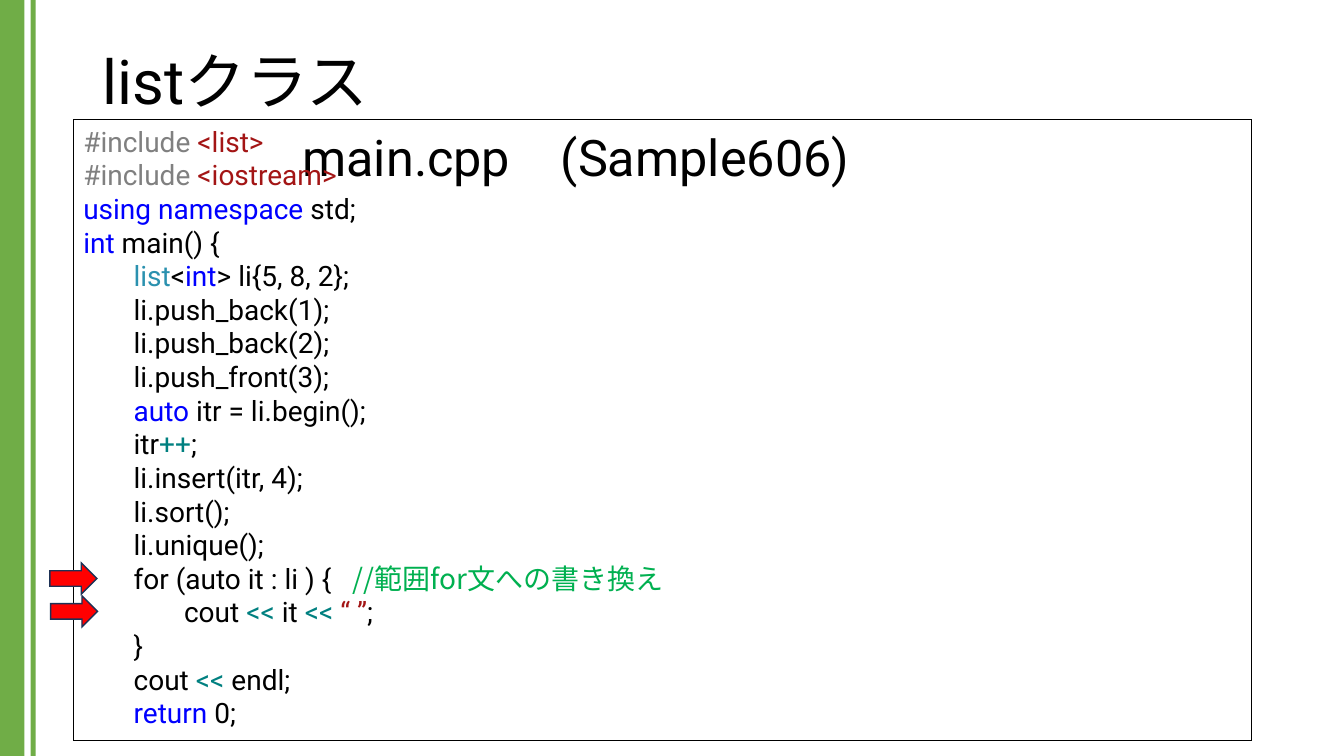
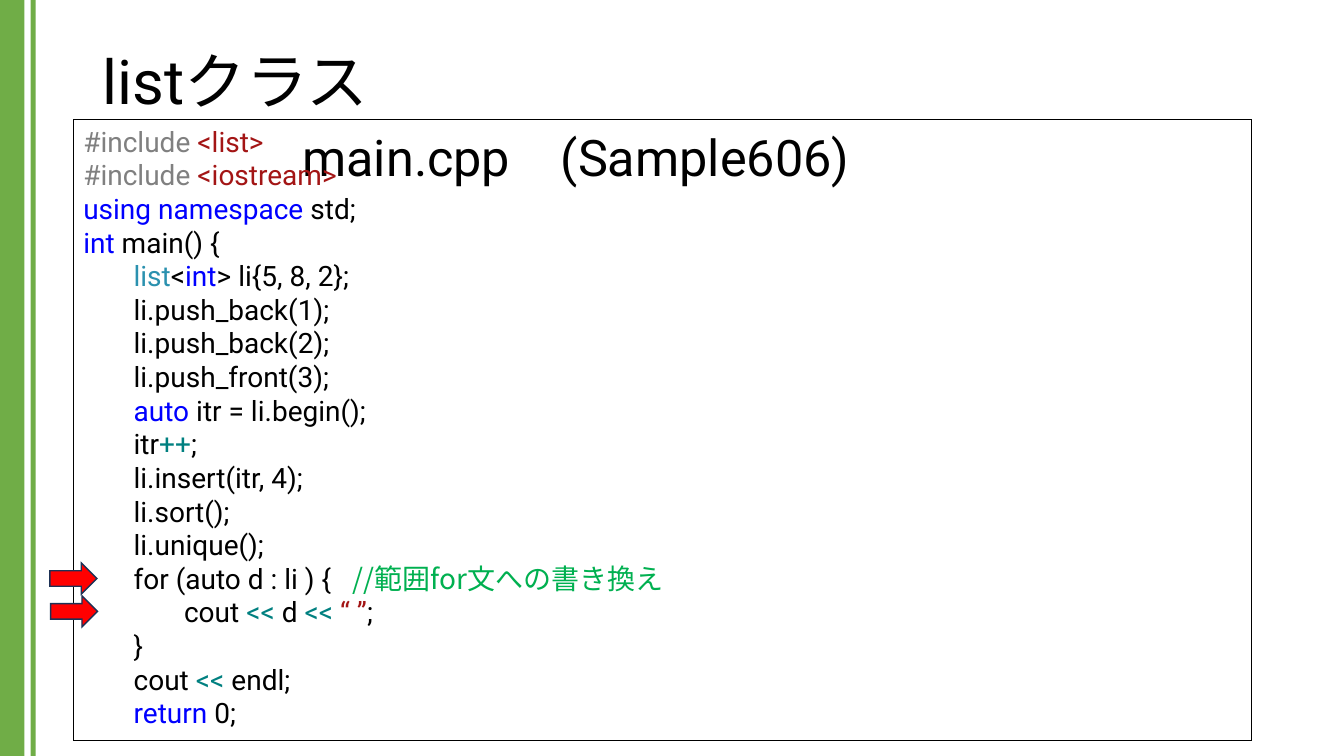
Before and after one commit to kic-murata/cpp2024, a slide deck: slide 12 of 授業資料/講義資料：Listクラス.pptx. Drawn at 1344x756 pixels with LibreOffice and Linux fonts; fonts in the diff are those of the drawing. Boxes give left, top, right and bottom in pixels: in the first picture for what was removed or moved away, otherwise in the second. Text is boxed around its words. In the diff, an @@ line names an element or a change of style, - is before the commit and + after.

```diff
--- a/授業資料/講義資料：Listクラス.pptx
+++ b/授業資料/講義資料：Listクラス.pptx
@@ text in rectangle at [134, 565, 663, 623]: text changed @@
-for (auto it : li ) { //範囲for文への書き換え
-cout << it << “ ”;
+for (auto d : li ) { //範囲for文への書き換え
+cout << d << “ ”;
```
Also in this commit, not shown: 7 other slides changed, 1 slide added.
